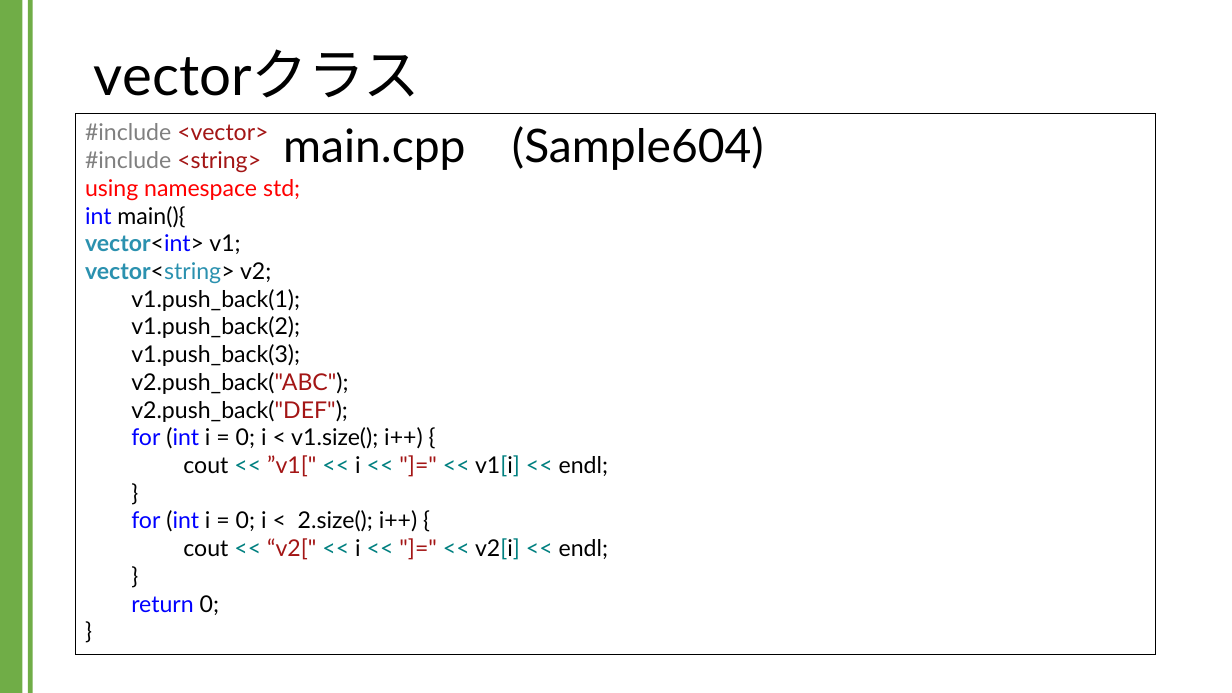
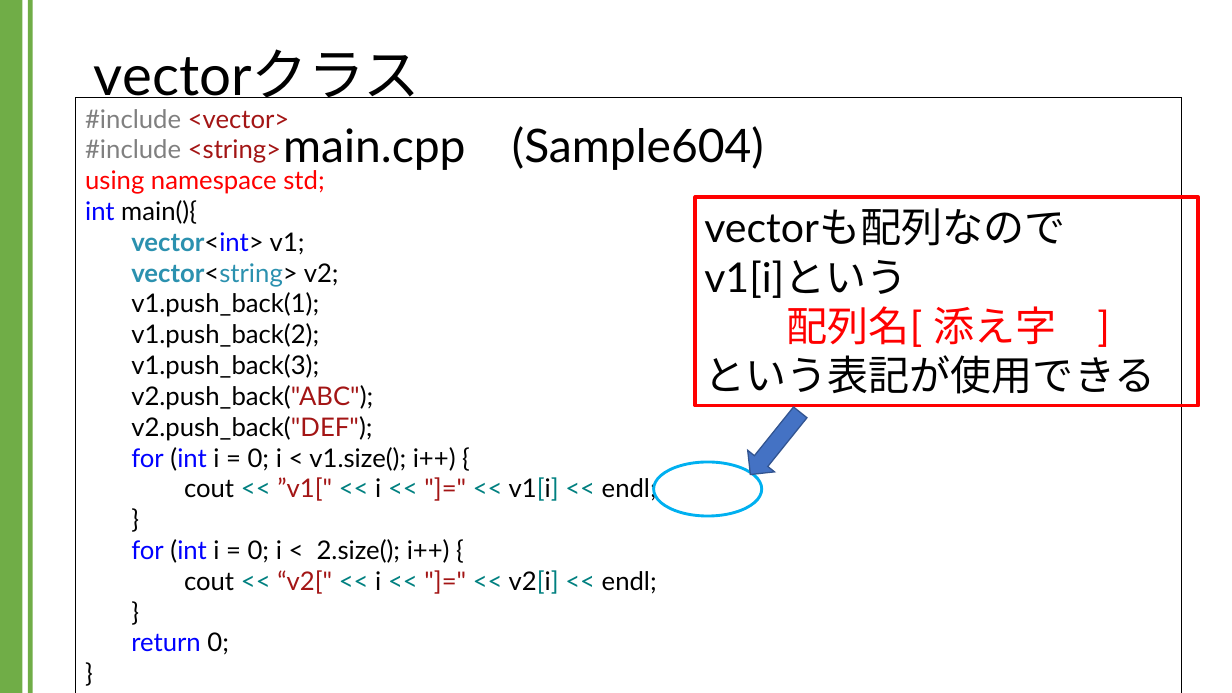
Before and after one commit to kic-murata/cpp2024, a slide deck: slide 11 of 授業資料/講義資料：Vectorクラス.pptx. Drawn at 1232x693 pixels with LibreOffice and Linux fonts; fonts in the diff are those of the drawing. Boxes give left, top, right and bottom in pixels: in the first picture for what was removed or moved away, otherwise in the second. Text is boxed around its words. In the diff, an @@ line names an element or a change of style, - is before the commit and + after.

```diff
--- a/授業資料/講義資料：Vectorクラス.pptx
+++ b/授業資料/講義資料：Vectorクラス.pptx
@@ rectangle "#include <vector>": place and size @@
-rectangle "#include <vector>" at [76, 114, 1156, 655]
+rectangle "#include <vector>" at [76, 98, 1181, 693]
@@ rectangle "#include <vector>" at [76, 98, 1181, 693]: size 18 to 20 pt @@
@@ rectangle added at [695, 197, 1198, 406], outline #FF0000 3 pt, 32 pt, text #000000 @@
+vectorも配列なので
+v1[i]という
+配列名[ 添え字 ]
+という表記が使用できる
@@ down arrow added at [737, 402, 813, 485], fill #4472C4, outline #325491 1 pt @@
@@ ellipse added at [653, 462, 762, 517], outline #00B0F0 2.25 pt @@
```
Also in this commit, not shown: 21 other slides changed, 3 slides added, 1 other file.
